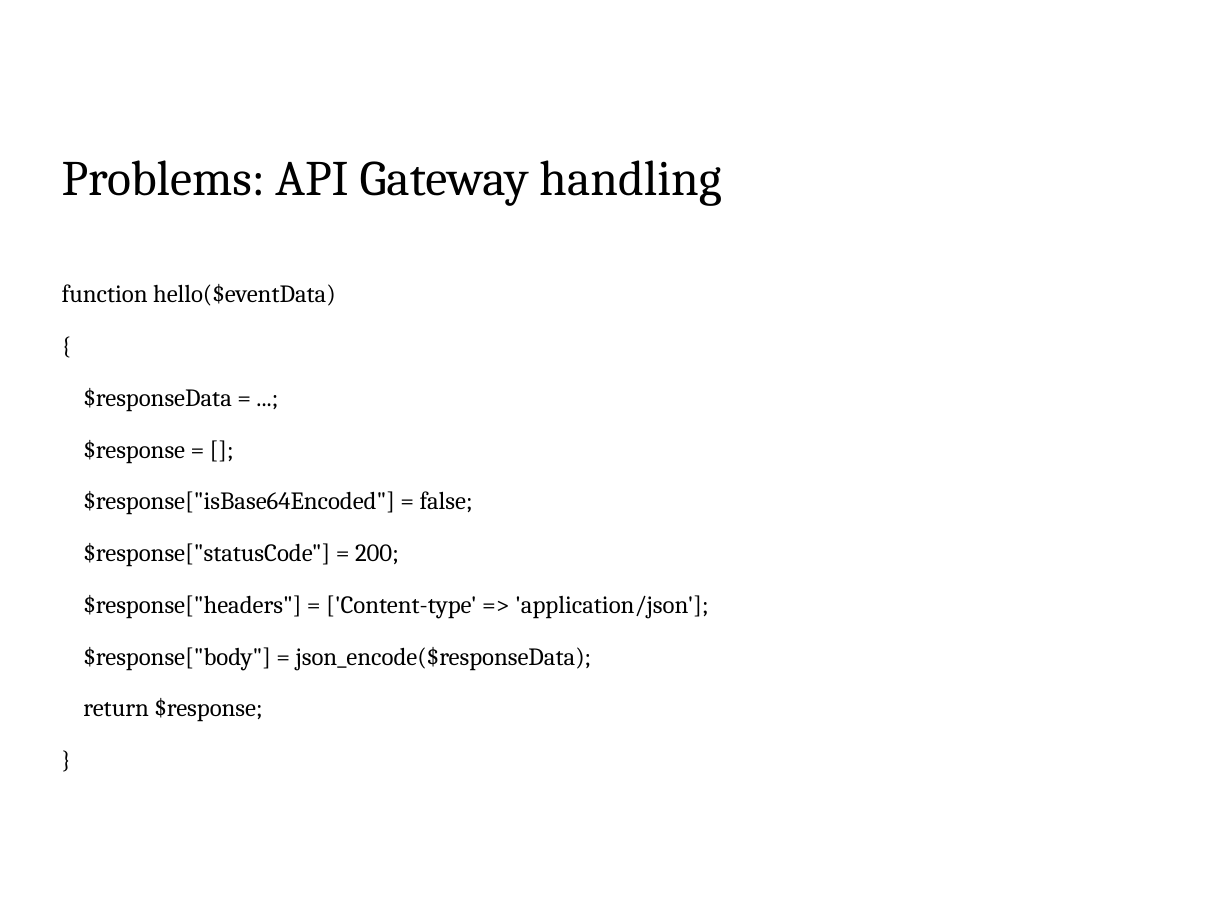
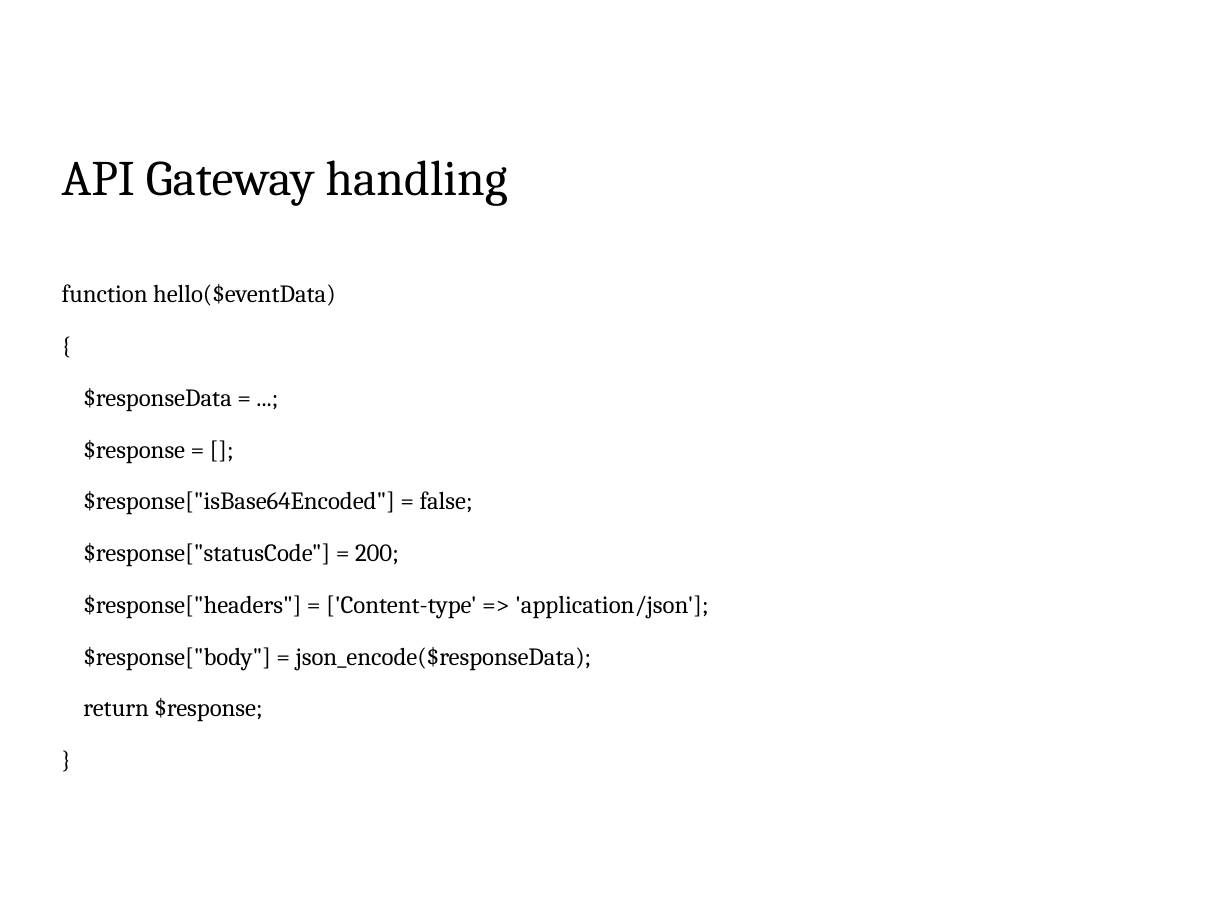
Before and after one commit to thbley/php-lambda, a slide deck: slide 22 of php_lambda.odp (slide 20 before the commit). Drawn at 1232x924 pixels with LibreOffice and Linux fonts; fonts in the diff are those of the drawing; background and template pictures are left out. Boxes give left, top, right and bottom in pixels: in the first picture for what was removed or moved away, otherwise in the second. Text is boxed around its words. In the diff, an @@ line names an element or a change of style, - is before the commit and + after.

Commit message:
added memory limit, error handling

```diff
--- a/php_lambda.odp
+++ b/php_lambda.odp
@@ title at [62, 160, 508, 206]: text changed @@
-Problems: API Gateway handling
+API Gateway handling
```
Also in this commit, not shown: 5 other slides changed, 2 slides added, 1 other file.
